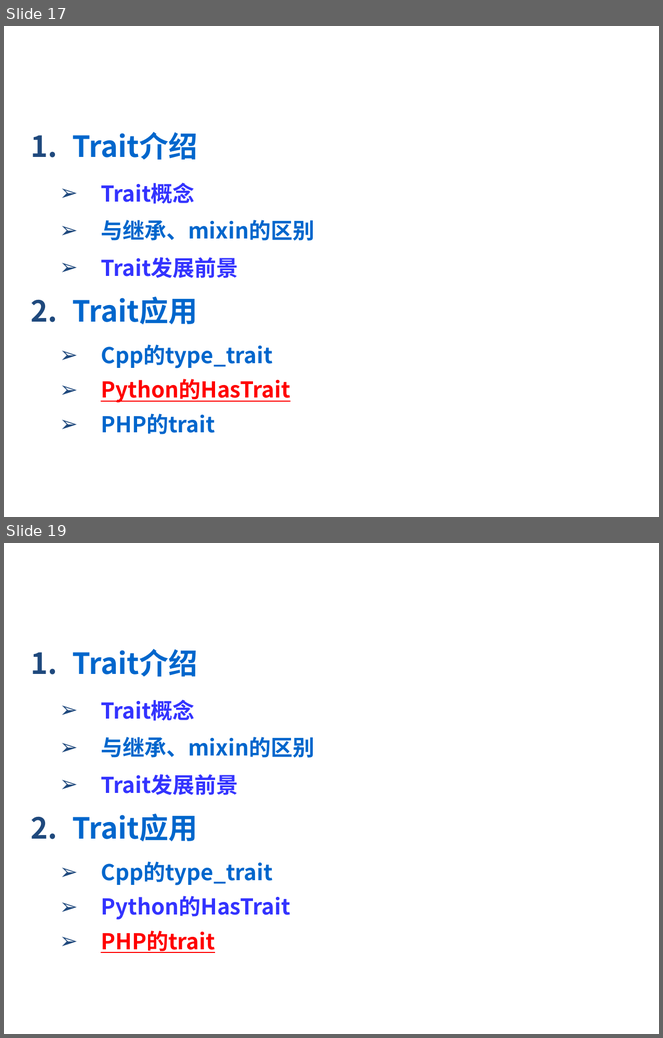
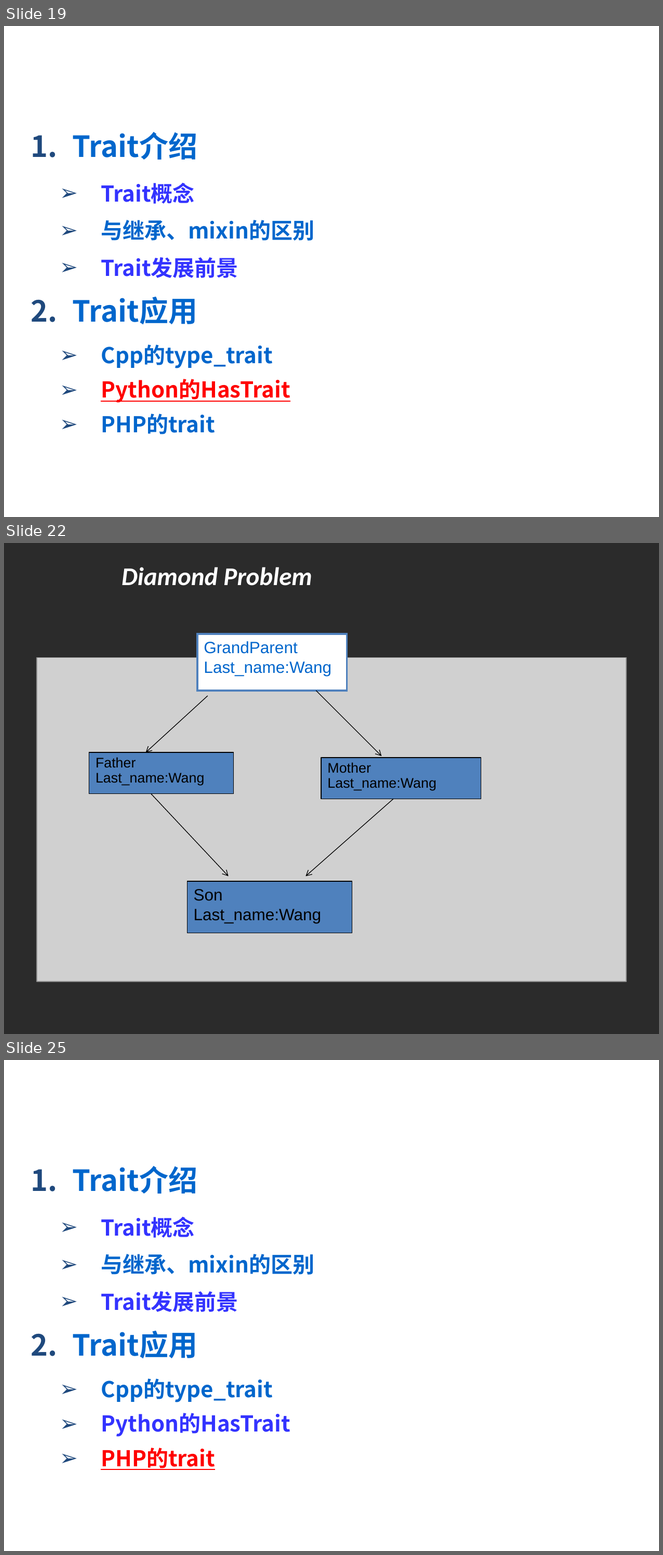
Before and after one commit to 2017-CompilerH-a3/Teamwork-Traits, a slide deck: trait.ppt. Shown one above the other, each under a label of ours: slides 17 and 19 before the commit, slides 19, 22 and 25 after it; the slides between them are not shown. The pictures are 663x1038 and 663x1555 pixels, drawn with LibreOffice and Linux fonts; fonts in the diff are those of the drawing; grey boxes stand for pictures; background and template pictures are left out; a plain dark background stands for a picture behind light text. Boxes give left, top, right and bottom in pixels: in the first picture for what was removed or moved away, otherwise in the second. Text is boxed around its words. In the diff, an @@ line names an element or a change of style, - is before the commit and + after.

```diff
--- a/trait.ppt
+++ b/trait.ppt
@@ slide 22 added at [4, 543, 659, 1034], background picture (left out) @@
@@ text added at [122, 567, 312, 586], 28 pt, text #FFFFFF, bold, italic @@
+Diamond Problem
@@ rectangle added at [197, 634, 347, 691], fill #FFFFFF, outline #4F81BD 2.01 pt, 18 pt, text #0066CC @@
+GrandParent
+Last_name:Wang
@@ picture added at [37, 657, 626, 982] @@
@@ arrow added from (208, 696) to (145, 753), #000000 0.74 pt @@
@@ arrow added from (316, 691) to (382, 756), #000000 0.74 pt @@
@@ rectangle added at [89, 753, 234, 794], fill #4F81BD, outline #000000 0.74 pt, 15.3 pt, text #000000 @@
+Father
+Last_name:Wang
@@ rectangle added at [321, 758, 481, 799], fill #4F81BD, outline #000000 0.74 pt, 15.3 pt, text #000000 @@
+Mother
+Last_name:Wang
@@ arrow added from (151, 794) to (229, 876), #000000 0.74 pt @@
@@ arrow added from (393, 799) to (306, 876), #000000 0.74 pt @@
@@ rectangle added at [188, 882, 352, 934], fill #4F81BD, outline #000000 0.74 pt, 18 pt, text #000000 @@
+Son
+Last_name:Wang
@@ what was slide 17 is now slide 19 @@
@@ what was slide 19 is now slide 25 @@
```
Also in this commit, not shown: 7 slides changed, 13 other slides added, 4 slides removed.
